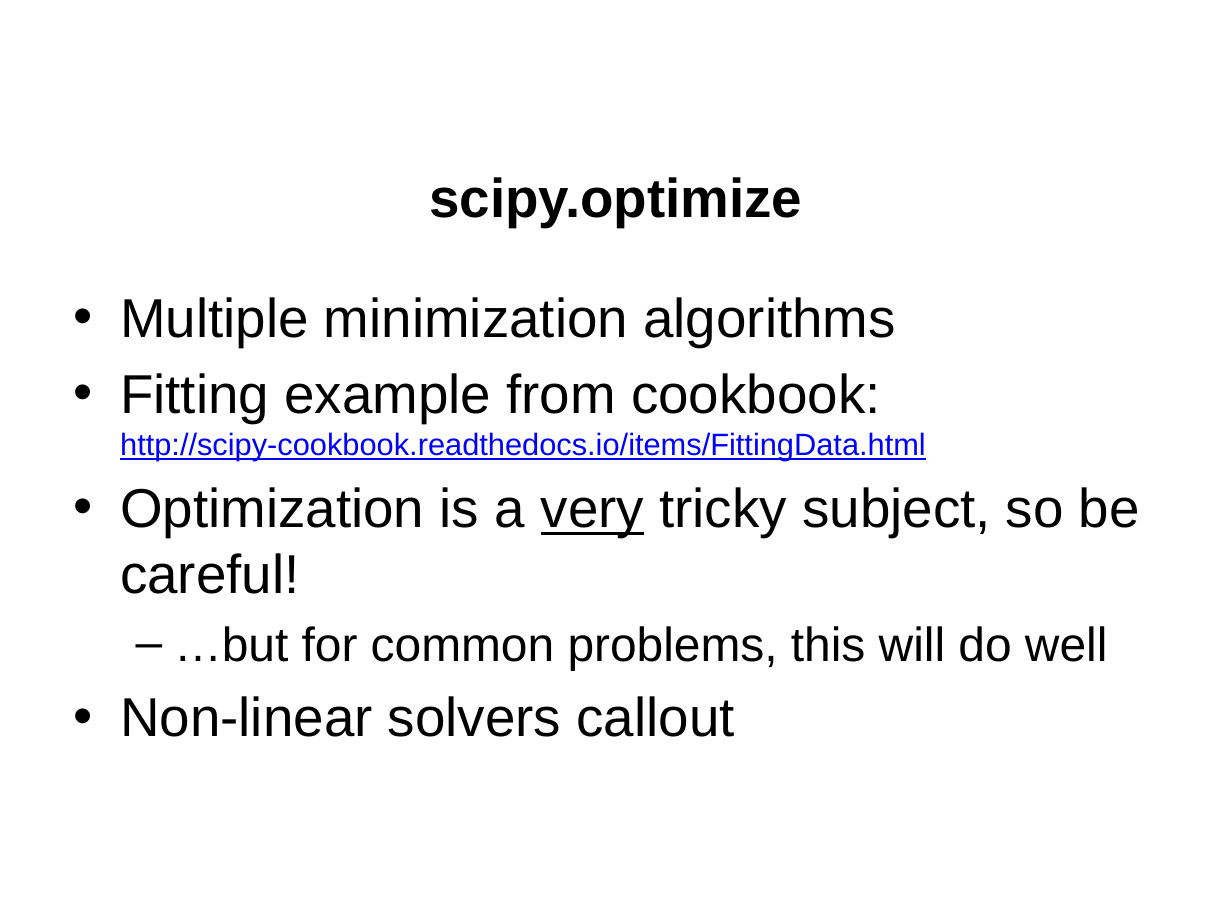
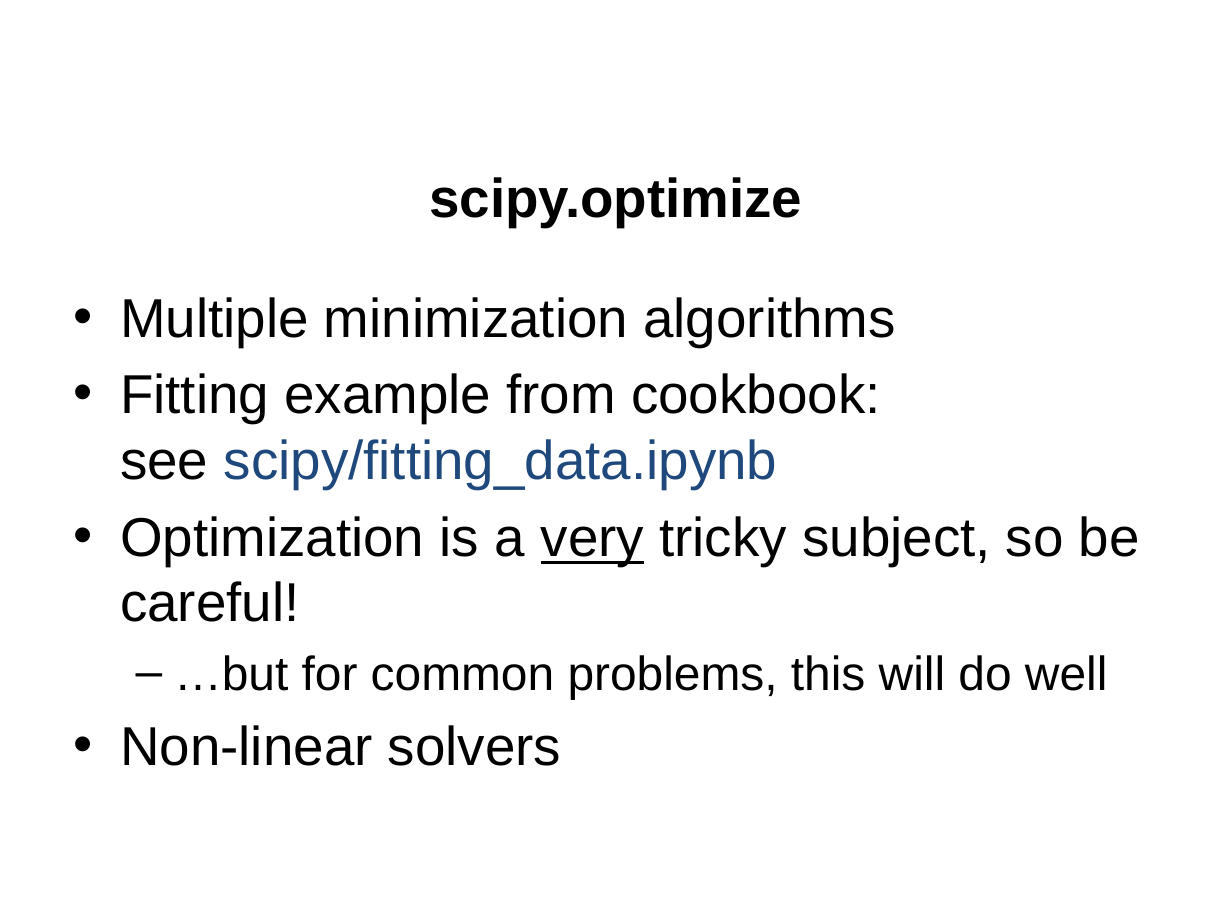
Before and after one commit to jgerity/talks, a slide deck: slide 16 of 2016/computing_workgroup/python_modules/python_scientific_modules.pptx. Drawn at 1232x924 pixels with LibreOffice and Linux fonts; fonts in the diff are those of the drawing; background and template pictures are left out. Boxes give left, top, right and bottom in pixels: in the first picture for what was removed or moved away, otherwise in the second. Text is boxed around its words. In the diff, an @@ line names an element or a change of style, - is before the commit and + after.

```diff
--- a/2016/computing_workgroup/python_modules/python_scientific_modules.pptx
+++ b/2016/computing_workgroup/python_modules/python_scientific_modules.pptx
@@ text at bbox=[120, 373, 881, 489]: text changed; size 18 to 32 pt; text colour #0000FF to #000000 @@
-• Fitting example from cookbook:
-  http://scipy-cookbook.readthedocs.io/items/FittingData.html
+• Fitting example from cookbook:
+  see scipy/fitting_data.ipynb
@@ text at bbox=[120, 725, 561, 766]: text changed @@
-• Non-linear solvers callout
+• Non-linear solvers
```
Also in this commit, not shown: 6 other slides changed, 1 slide added, 5 slides removed.
